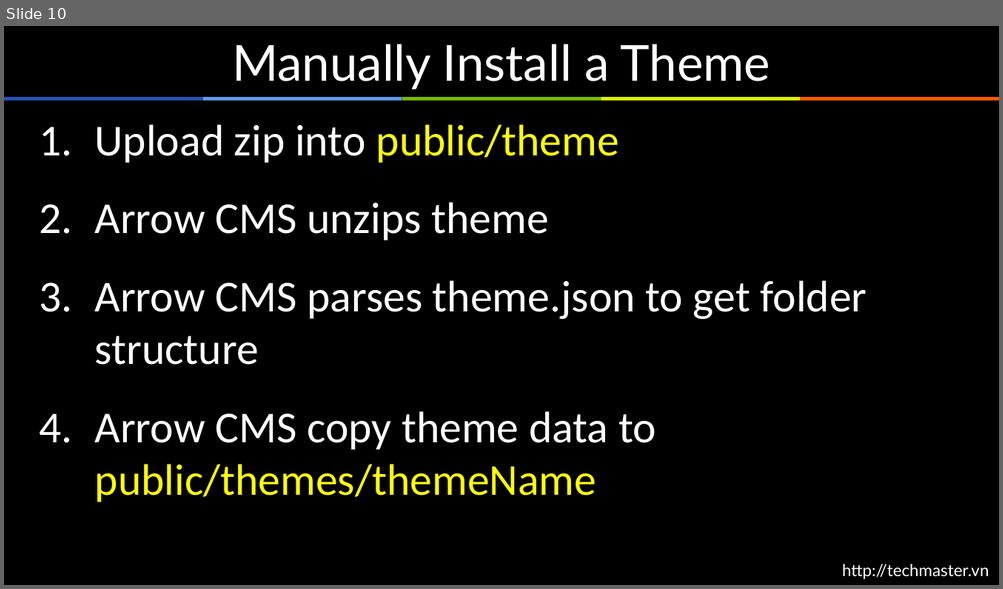
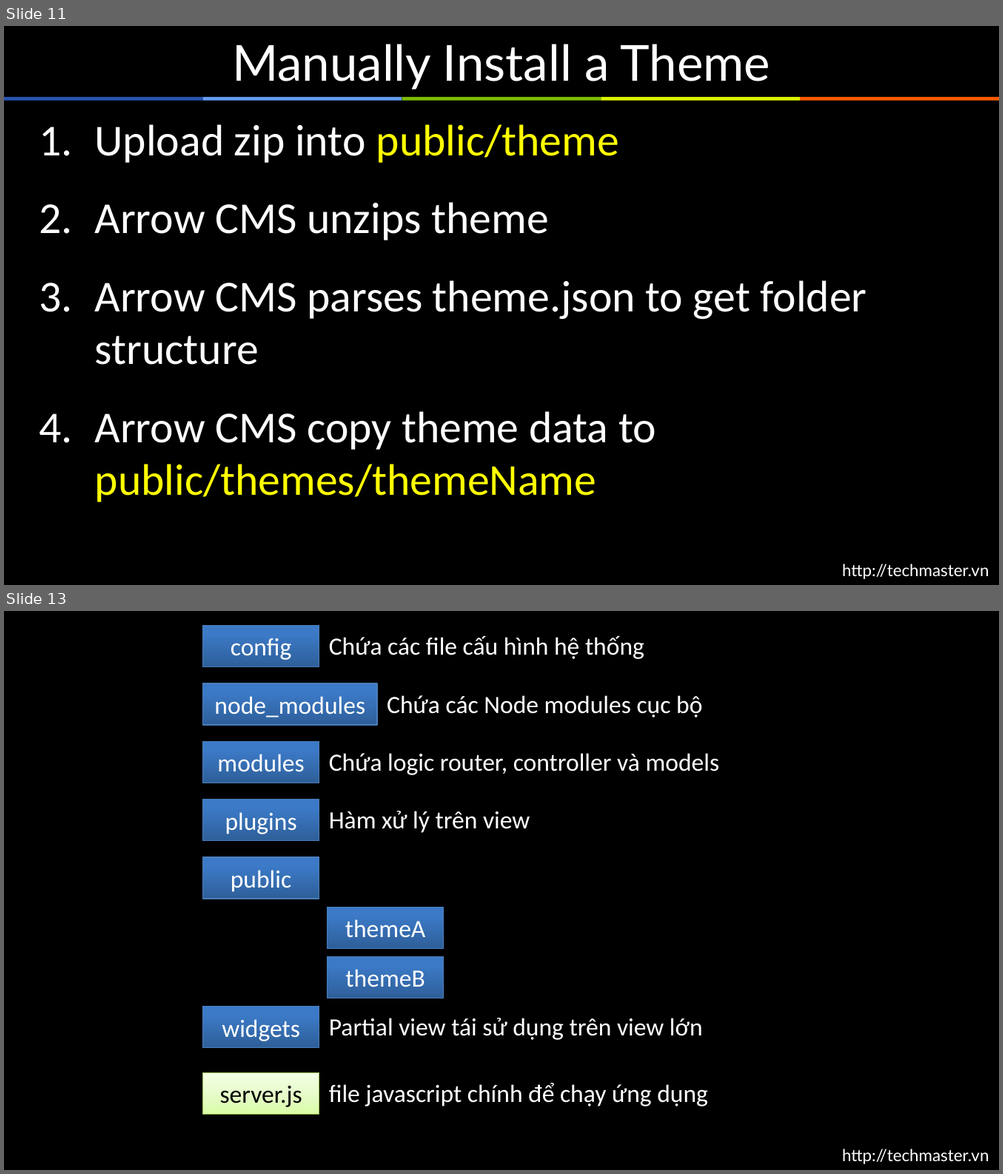
Before and after one commit to arrowjs/Documents, a slide deck: ArrowjsBasic.pptx. Shown one above the other, each under a label of ours: slide 10 before the commit, slides 11 and 13 after it; the slides between them are not shown. The pictures are 1003x589 and 1003x1174 pixels, drawn with LibreOffice and Linux fonts; fonts in the diff are those of the drawing; background and template pictures are left out. Boxes give left, top, right and bottom in pixels: in the first picture for what was removed or moved away, otherwise in the second. Text is boxed around its words. In the diff, an @@ line names an element or a change of style, - is before the commit and + after.

Commit message:
Update 1.1

```diff
--- a/ArrowjsBasic.pptx
+++ b/ArrowjsBasic.pptx
@@ slide 13 added at bbox=[4, 611, 999, 1170], background #000000; not listed: 1 template element that a slide beside it also shows @@
@@ rectangle added at bbox=[203, 626, 319, 668], fill gradient #2F5F99 to #3D7CC7 to #3A7CCB, outline #4B7EBC 0.75 pt, 18 pt, text #FFFFFF @@
+config
@@ text added at bbox=[329, 635, 644, 659], 18 pt, text #FFFFFF @@
+Chứa các file cấu hình hệ thống
@@ rectangle added at bbox=[203, 684, 377, 726], fill gradient #2F5F99 to #3D7CC7 to #3A7CCB, outline #4B7EBC 0.75 pt, 18 pt, text #FFFFFF @@
+node_modules
@@ text added at bbox=[387, 695, 702, 718], 18 pt, text #FFFFFF @@
+Chứa các Node modules cục bộ
@@ rectangle added at bbox=[203, 741, 319, 783], fill gradient #2F5F99 to #3D7CC7 to #3A7CCB, outline #4B7EBC 0.75 pt, 18 pt, text #FFFFFF @@
+modules
@@ text added at bbox=[329, 753, 720, 775], 18 pt, text #FFFFFF @@
+Chứa logic router, controller và models
@@ rectangle added at bbox=[203, 800, 319, 842], fill gradient #2F5F99 to #3D7CC7 to #3A7CCB, outline #4B7EBC 0.75 pt, 18 pt, text #FFFFFF @@
+plugins
@@ text added at bbox=[329, 811, 529, 833], 18 pt, text #FFFFFF @@
+Hàm xử lý trên view
@@ rectangle added at bbox=[203, 857, 319, 900], fill gradient #2F5F99 to #3D7CC7 to #3A7CCB, outline #4B7EBC 0.75 pt, 18 pt, text #FFFFFF @@
+public
@@ rectangle added at bbox=[327, 908, 444, 949], fill gradient #2F5F99 to #3D7CC7 to #3A7CCB, outline #4B7EBC 0.75 pt, 18 pt, text #FFFFFF @@
+themeA
@@ rectangle added at bbox=[327, 957, 444, 999], fill gradient #2F5F99 to #3D7CC7 to #3A7CCB, outline #4B7EBC 0.75 pt, 18 pt, text #FFFFFF @@
+themeB
@@ rectangle added at bbox=[203, 1007, 319, 1048], fill gradient #2F5F99 to #3D7CC7 to #3A7CCB, outline #4B7EBC 0.75 pt, 18 pt, text #FFFFFF @@
+widgets
@@ text added at bbox=[329, 1018, 703, 1040], 18 pt, text #FFFFFF @@
+Partial view tái sử dụng trên view lớn
@@ rectangle added at bbox=[203, 1073, 319, 1115], fill gradient #DAFDA7 to #E4FCC2 to #F5FFE7, outline #98B955 0.75 pt, 18 pt, text #000000 @@
+server.js
@@ text added at bbox=[329, 1083, 708, 1107], 18 pt, text #FFFFFF @@
+file javascript chính để chạy ứng dụng
@@ what was slide 10 is now slide 11 @@
```
Also in this commit, not shown: 10 other slides added.
